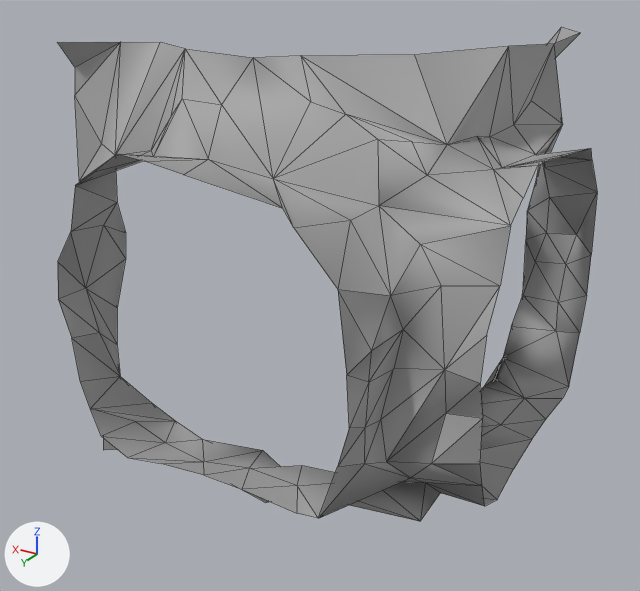
The glTF model Rogue-Robots/Assets/Models/ModularBlocks/CornerWall1Replacer3.gltf, before and after one commit.
The view is the same before and after, from a 50 mm lens placed at (-4.77, 8.38, 6.23), pointed at (0.12, 0.24, 2.16). Every picture has the same lights, and +X, +Y and +Z are marked at lower left. Mesh edges are drawn as thin lines. Vertices at the same position are counted once.

The first picture shows 'CornerWall1Replacer3'.
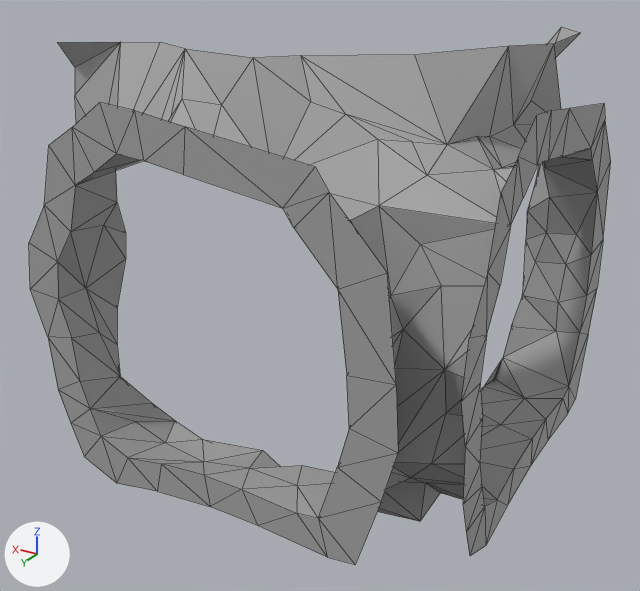
Changed parts and their boxes [x1, y1, x2, y2] in the pictures (640 x 591 px):
'CornerWall1Replacer3', reshaped (8% wider, 9% taller): before [58, 27, 597, 521]; after [29, 27, 611, 564]
part 1 of me_scene_017, added: after [29, 103, 611, 564]

Diff of the bpy script that builds the scene:
```diff
--- a/Rogue-Robots/Assets/Models/ModularBlocks/CornerWall1Replacer3.gltf.py
+++ b/Rogue-Robots/Assets/Models/ModularBlocks/CornerWall1Replacer3.gltf.py
@@ me_scene_017 @@
 # used by ob_cornerwall1replacer3; location = (0.0, 0.0, 0.0)
-me_scene_017.from_pydata(...)  # 173 vertices, 269 faces; spans x -2.5..2.5, y -2.5..2.5, z 0.0..5.0
+me_scene_017.from_pydata(...)  # 221 vertices, 363 faces; spans x -2.5..2.5, y -2.5..2.5, z 0.0..5.0
+# me_scene_017 part 1: 48 vertices added at x -2.5..2.35, y -2.03..2.5, z 0.44..4.68
+# me_scene_017 part 2: the surface is now shaded flat
 me_scene_017.materials.append(mat_pp_standard_material_029)
```
